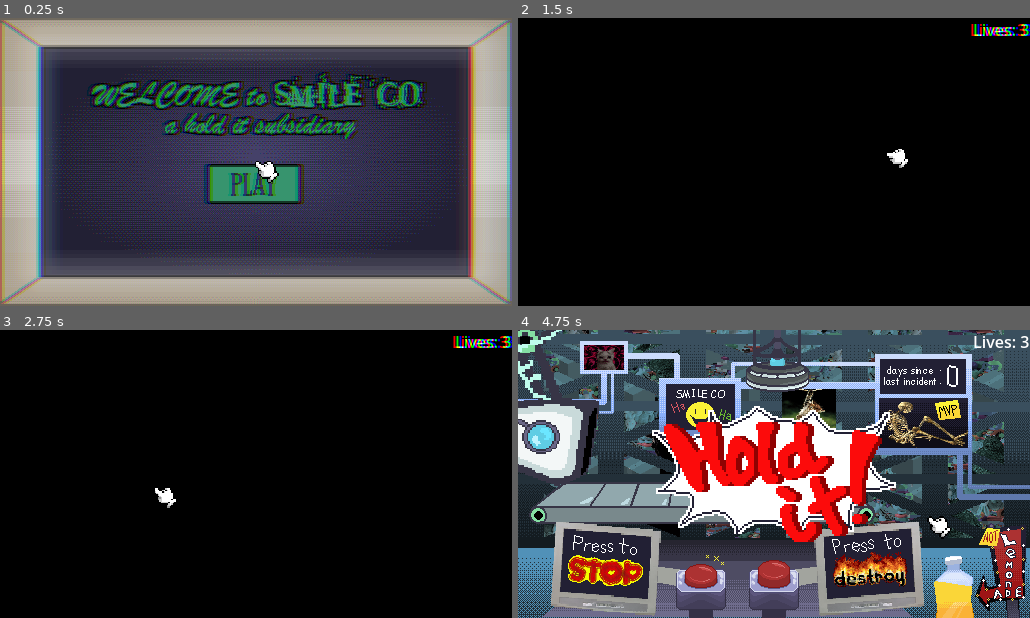
Above: before the commit, frames 1-4 (two rows, left to right).
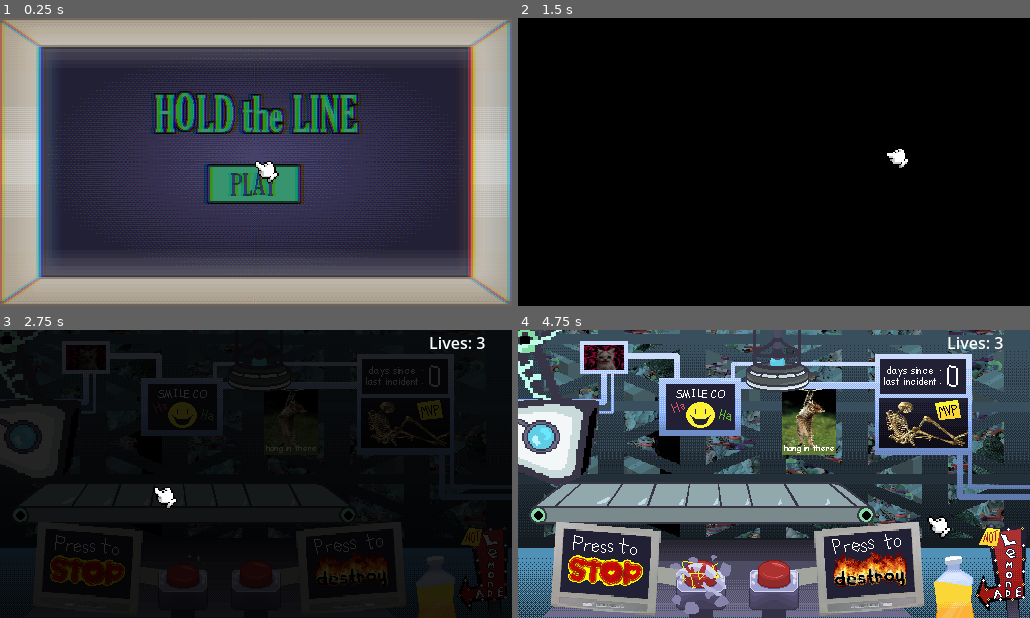
Above: after the commit, the same moments.

Repository: vincentcmartinez/holdit
Game: Godot game, scene res://src/game container/game_container.tscn
Two runs of this game, one before a commit and one after it. Both use one fixed random seed, a clock stepped at 60 frames per second and the inputs below.
Inputs (mouse positions are in pixels of both pictures, inside the frame that each line leads up to):
- Up to frame 1 (0.25 s): no input
- Up to frame 2 (1.5 s): click (774, 185) at 0.5 s; tap Enter (ui_accept) at 1.25 s; move the mouse to (886, 147) at 1.27 s; press the mouse at (886, 147) at 1.28 s
- Up to frame 3 (2.75 s): tap Enter (ui_accept) at 1.52, 2, 2.27 s; move the mouse to (153, 488) at 2.02 s; release the mouse at (153, 488) at 2.03 s; tap Space (space) at 2.1 s
- Up to frame 4 (4.75 s): move the mouse to (825, 410) at 2.77 s; hold X (start_destroy) 2.78-3.53 s; move the mouse to (748, 531) at 3.52 s; click (748, 531) at 3.6 s; tap Enter (ui_accept) at 3.77, 4.52 s; move the mouse to (927, 517) at 4.27 s; hold Space (space) from 4.28 s (still down)

The runs differ from the first frame. In frame 1, 8.6% of the frame differs, in the area x 16-84%, y 18-43%; in frame 2, 0.4%; in frame 3, 24%, in the area x 0-100%, y 0-100%; in frame 4, 16%.

Commit message:
fixed main menu, world stuff

Diff:
--- a/hold-it!/main_menu.gd
+++ b/hold-it!/main_menu.gd
@@ -1,19 +1,35 @@
 extends CanvasLayer
 class_name MainMenu
 
-
+@onready var hovered = false
 @onready var pressed = false
 
 func _physics_process(delta: float) -> void:
-	if !pressed:
+	if hovered and !pressed:
+		$Sprite2D.play("hovered")
+	elif !pressed:
 		$Sprite2D.play("main_menu")
 
 func _on_play_button_pressed() -> void:
 	pressed = true
 	$VBoxContainer.queue_free()
-	$Sprite2D.play("hide_screen")
-	$Timer.start()
+	var move_tween = create_tween()
+	move_tween.tween_property($Sprite2D, "global_position", Vector2(256,512), 1.5).set_trans(Tween.TRANS_CUBIC)
+	await move_tween.finished
+	$ColorRect.queue_free()
+	get_tree().get_root().get_node("GameContainer").spawn_world()
+	var fade_tween = create_tween()
+	fade_tween.tween_property($BlackScreen, "modulate", Color(0,0,0,0), 2).set_trans(Tween.TRANS_CUBIC)
+	await move_tween.finished
+	queue_free()
 
 func _on_timer_timeout() -> void:
-	get_tree().get_root().get_node("GameContainer").spawn_world()
-	queue_free()
+	pass
+
+
+func _on_play_mouse_entered() -> void:
+	hovered = true
+
+
+func _on_play_mouse_exited() -> void:
+	hovered = false
--- a/hold-it!/src/game container/game_container.tscn
+++ b/hold-it!/src/game container/game_container.tscn
@@ -1,7 +1,6 @@
-[gd_scene load_steps=4 format=3 uid="uid://ckbw5g2joojch"]
+[gd_scene load_steps=3 format=3 uid="uid://ckbw5g2joojch"]
 
 [ext_resource type="Script" path="res://src/game container/game_container.gd" id="1_248p0"]
-[ext_resource type="Script" path="res://src/game container/liveslabel.gd" id="2_qorfa"]
 [ext_resource type="PackedScene" uid="uid://bua0lpl5ijb75" path="res://src/game container/cursor.tscn" id="4_nrpv7"]
 
 [node name="GameContainer" type="Node2D"]
@@ -14,15 +13,3 @@
 
 [node name="Camera2D" type="Camera2D" parent="."]
 anchor_mode = 0
-
-[node name="CanvasLayer" type="CanvasLayer" parent="."]
-
-[node name="Label" type="Label" parent="CanvasLayer"]
-anchors_preset = 1
-anchor_left = 1.0
-anchor_right = 1.0
-offset_left = -40.0
-offset_bottom = 23.0
-grow_horizontal = 0
-text = "Lives"
-script = ExtResource("2_qorfa")
--- a/hold-it!/src/game container/world.gd
+++ b/hold-it!/src/game container/world.gd
@@ -1,7 +1,26 @@
 extends Node2D
 class_name World
 
+@onready var toy_car = preload("res://src/toys/car/toy_car.tscn")
+@onready var toy_robot = preload("res://src/toys/robot/toy_robot.tscn")
+@onready var toy_monkey = preload("res://src/toys/monkey/toy_monkey.tscn")
+@onready var toy_dino = preload("res://src/toys/dino/toy_dino.tscn")
+@onready var toy_bunny = preload("res://src/toys/bunny/toy_bunny.tscn")
+
+@onready var belt_speed = 5
+@onready var spawn_rate = 1.5
+@onready var toys = [toy_dino, toy_monkey, toy_car, toy_bunny]
+
+@onready var game_start = false
+
 var paused = false
+
+func start_game():
+	game_start = true
+	$ToySpawner.start_game()
+
+func _ready():
+	start_game()
 
 func _input(event):
 	if event.is_action_pressed("ui_cancel") and not paused:
--- a/hold-it!/src/game container/world.tscn
+++ b/hold-it!/src/game container/world.tscn
@@ -12,10 +12,11 @@
 [ext_resource type="Script" path="res://src/game container/finishline.gd" id="6_iv6sq"]
 [ext_resource type="PackedScene" uid="uid://dmxnfmtpbdj5b" path="res://src/sprites/world/notlemonade.tscn" id="7_3lbqp"]
 [ext_resource type="Texture2D" uid="uid://cwcdg2vknfne4" path="res://src/conveyor/Computer.png" id="7_rarj2"]
-[ext_resource type="PackedScene" path="res://src/game container/trash_press.tscn" id="8_64byy"]
+[ext_resource type="PackedScene" uid="uid://dij0jdybkv3i" path="res://src/game container/trash_press.tscn" id="8_64byy"]
 [ext_resource type="PackedScene" uid="uid://dty7w8kfg4xdw" path="res://src/sprites/world/stopmonitor.tscn" id="11_3nqr1"]
 [ext_resource type="Script" path="res://src/game container/destroy_button.gd" id="12_n8huv"]
 [ext_resource type="PackedScene" uid="uid://778i4ebgyodb" path="res://src/sprites/world/destroymonitor.tscn" id="12_xhb1n"]
+[ext_resource type="Script" path="res://src/game container/liveslabel.gd" id="17_jjkoo"]
 
 [sub_resource type="RectangleShape2D" id="RectangleShape2D_lyqfa"]
 size = Vector2(122, 89)
@@ -80,9 +81,6 @@
 position = Vector2(208, -344)
 script = ExtResource("12_n8huv")
 
-[node name="Background2" type="CanvasLayer" parent="."]
-visible = false
-
 [node name="ToySpawner" parent="." instance=ExtResource("2_m53fk")]
 position = Vector2(20, 104)
 scale = Vector2(0.4, 0.4)
@@ -106,6 +104,20 @@
 [node name="trash_press" parent="." instance=ExtResource("8_64byy")]
 position = Vector2(259, 91)
 
+[node name="CanvasLayer" type="CanvasLayer" parent="."]
+
+[node name="Label" type="Label" parent="CanvasLayer"]
+anchors_preset = 1
+anchor_left = 1.0
+anchor_right = 1.0
+offset_left = -66.0
+offset_top = 1.0
+offset_right = -26.0
+offset_bottom = 24.0
+grow_horizontal = 0
+text = "Lives"
+script = ExtResource("17_jjkoo")
+
 [connection signal="body_entered" from="ToyBox" to="ToyBox" method="_on_body_entered"]
 
 [editable path="DestroyButton"]
--- a/hold-it!/src/menus/fixpopup.tscn
+++ b/hold-it!/src/menus/fixpopup.tscn
@@ -37,15 +37,15 @@
 ProgressBar/styles/fill = SubResource("StyleBoxFlat_6ug3v")
 
 [node name="Fixpopup" type="Control"]
-z_index = 100
+z_index = 150
 z_as_relative = false
 custom_minimum_size = Vector2(32, 32)
 layout_mode = 3
 anchors_preset = 0
 offset_left = 35.0
-offset_top = -73.0
+offset_top = -102.0
 offset_right = 67.0
-offset_bottom = 30.0
+offset_bottom = 1.0
 scale = Vector2(1.2, 1.2)
 script = ExtResource("1_8ttp7")
 max_time = 3
--- a/hold-it!/src/menus/main_menu.tscn
+++ b/hold-it!/src/menus/main_menu.tscn
@@ -1,8 +1,9 @@
-[gd_scene load_steps=28 format=3 uid="uid://b0gjo001s45id"]
+[gd_scene load_steps=38 format=3 uid="uid://b0gjo001s45id"]
 
 [ext_resource type="Script" path="res://main_menu.gd" id="1_4iuuo"]
 [ext_resource type="Texture2D" uid="uid://clbtfjxswdhj3" path="res://src/assets/monitor_pause_pullup-_Copy-Sheet.png" id="2_8yus2"]
 [ext_resource type="Texture2D" uid="uid://drygrsnajo5xw" path="res://src/assets/smile_co_title_screen-Sheet.png" id="2_n3ck8"]
+[ext_resource type="Texture2D" uid="uid://cuaf5matkg5cp" path="res://src/assets/title_monitor-Sheet.png" id="3_gj7y7"]
 [ext_resource type="Texture2D" uid="uid://bdlndw63n2lik" path="res://src/assets/PlayButton.png" id="3_wao5r"]
 [ext_resource type="Texture2D" uid="uid://b2b4te24d3ttp" path="res://src/assets/PlayPressed.png" id="4_arkj0"]
 [ext_resource type="Shader" path="res://src/assets/shaders/chromatic_aberration.gdshader" id="5_oi4m4"]
@@ -47,40 +48,76 @@
 atlas = ExtResource("2_8yus2")
 region = Rect2(0, 0, 512, 288)
 
-[sub_resource type="AtlasTexture" id="AtlasTexture_3f2ck"]
+[sub_resource type="AtlasTexture" id="AtlasTexture_deixc"]
 atlas = ExtResource("2_n3ck8")
 region = Rect2(0, 0, 512, 288)
 
-[sub_resource type="AtlasTexture" id="AtlasTexture_usk5d"]
+[sub_resource type="AtlasTexture" id="AtlasTexture_nmamd"]
 atlas = ExtResource("2_n3ck8")
 region = Rect2(512, 0, 512, 288)
 
-[sub_resource type="AtlasTexture" id="AtlasTexture_5hj7v"]
+[sub_resource type="AtlasTexture" id="AtlasTexture_6r8g4"]
 atlas = ExtResource("2_n3ck8")
 region = Rect2(1024, 0, 512, 288)
 
-[sub_resource type="AtlasTexture" id="AtlasTexture_axafm"]
+[sub_resource type="AtlasTexture" id="AtlasTexture_4uax0"]
 atlas = ExtResource("2_n3ck8")
 region = Rect2(1536, 0, 512, 288)
 
-[sub_resource type="AtlasTexture" id="AtlasTexture_ponbj"]
+[sub_resource type="AtlasTexture" id="AtlasTexture_fte45"]
 atlas = ExtResource("2_n3ck8")
 region = Rect2(2048, 0, 512, 288)
 
-[sub_resource type="AtlasTexture" id="AtlasTexture_nvnt4"]
+[sub_resource type="AtlasTexture" id="AtlasTexture_yvbq4"]
 atlas = ExtResource("2_n3ck8")
 region = Rect2(2560, 0, 512, 288)
 
-[sub_resource type="AtlasTexture" id="AtlasTexture_4dw7p"]
+[sub_resource type="AtlasTexture" id="AtlasTexture_exouq"]
 atlas = ExtResource("2_n3ck8")
 region = Rect2(3072, 0, 512, 288)
 
-[sub_resource type="AtlasTexture" id="AtlasTexture_y5vr3"]
+[sub_resource type="AtlasTexture" id="AtlasTexture_igci4"]
 atlas = ExtResource("2_n3ck8")
 region = Rect2(3584, 0, 512, 288)
 
-[sub_resource type="AtlasTexture" id="AtlasTexture_0xxvn"]
-atlas = ExtResource("2_n3ck8")
+[sub_resource type="AtlasTexture" id="AtlasTexture_xhlk7"]
+atlas = ExtResource("2_n3ck8")
+region = Rect2(4096, 0, 512, 288)
+
+[sub_resource type="AtlasTexture" id="AtlasTexture_r3egm"]
+atlas = ExtResource("3_gj7y7")
+region = Rect2(0, 0, 512, 288)
+
+[sub_resource type="AtlasTexture" id="AtlasTexture_4uuq7"]
+atlas = ExtResource("3_gj7y7")
+region = Rect2(512, 0, 512, 288)
+
+[sub_resource type="AtlasTexture" id="AtlasTexture_srcfe"]
+atlas = ExtResource("3_gj7y7")
+region = Rect2(1024, 0, 512, 288)
+
+[sub_resource type="AtlasTexture" id="AtlasTexture_jydtj"]
+atlas = ExtResource("3_gj7y7")
+region = Rect2(1536, 0, 512, 288)
+
+[sub_resource type="AtlasTexture" id="AtlasTexture_45fjp"]
+atlas = ExtResource("3_gj7y7")
+region = Rect2(2048, 0, 512, 288)
+
+[sub_resource type="AtlasTexture" id="AtlasTexture_y67av"]
+atlas = ExtResource("3_gj7y7")
+region = Rect2(2560, 0, 512, 288)
+
+[sub_resource type="AtlasTexture" id="AtlasTexture_3ecbq"]
+atlas = ExtResource("3_gj7y7")
+region = Rect2(3072, 0, 512, 288)
+
+[sub_resource type="AtlasTexture" id="AtlasTexture_c35a3"]
+atlas = ExtResource("3_gj7y7")
+region = Rect2(3584, 0, 512, 288)
+
+[sub_resource type="AtlasTexture" id="AtlasTexture_lh382"]
+atlas = ExtResource("3_gj7y7")
 region = Rect2(4096, 0, 512, 288)
 
 [sub_resource type="SpriteFrames" id="SpriteFrames_qurcn"]
@@ -122,31 +159,63 @@
 }, {
 "frames": [{
 "duration": 1.0,
-"texture": SubResource("AtlasTexture_3f2ck")
-}, {
-"duration": 1.0,
-"texture": SubResource("AtlasTexture_usk5d")
-}, {
-"duration": 1.0,
-"texture": SubResource("AtlasTexture_5hj7v")
-}, {
-"duration": 1.0,
-"texture": SubResource("AtlasTexture_axafm")
-}, {
-"duration": 1.0,
-"texture": SubResource("AtlasTexture_ponbj")
-}, {
-"duration": 1.0,
-"texture": SubResource("AtlasTexture_nvnt4")
-}, {
-"duration": 1.0,
-"texture": SubResource("AtlasTexture_4dw7p")
-}, {
-"duration": 1.0,
-"texture": SubResource("AtlasTexture_y5vr3")
-}, {
-"duration": 1.0,
-"texture": SubResource("AtlasTexture_0xxvn")
+"texture": SubResource("AtlasTexture_deixc")
+}, {
+"duration": 1.0,
+"texture": SubResource("AtlasTexture_nmamd")
+}, {
+"duration": 1.0,
+"texture": SubResource("AtlasTexture_6r8g4")
+}, {
+"duration": 1.0,
+"texture": SubResource("AtlasTexture_4uax0")
+}, {
+"duration": 1.0,
+"texture": SubResource("AtlasTexture_fte45")
+}, {
+"duration": 1.0,
+"texture": SubResource("AtlasTexture_yvbq4")
+}, {
+"duration": 1.0,
+"texture": SubResource("AtlasTexture_exouq")
+}, {
+"duration": 1.0,
+"texture": SubResource("AtlasTexture_igci4")
+}, {
+"duration": 1.0,
+"texture": SubResource("AtlasTexture_xhlk7")
+}],
+"loop": true,
+"name": &"hovered",
+"speed": 10.0
+}, {
+"frames": [{
+"duration": 1.0,
+"texture": SubResource("AtlasTexture_r3egm")
+}, {
+"duration": 1.0,
+"texture": SubResource("AtlasTexture_4uuq7")
+}, {
+"duration": 1.0,
+"texture": SubResource("AtlasTexture_srcfe")
+}, {
+"duration": 1.0,
+"texture": SubResource("AtlasTexture_jydtj")
+}, {
+"duration": 1.0,
+"texture": SubResource("AtlasTexture_45fjp")
+}, {
+"duration": 1.0,
+"texture": SubResource("AtlasTexture_y67av")
+}, {
+"duration": 1.0,
+"texture": SubResource("AtlasTexture_3ecbq")
+}, {
+"duration": 1.0,
+"texture": SubResource("AtlasTexture_c35a3")
+}, {
+"duration": 1.0,
+"texture": SubResource("AtlasTexture_lh382")
 }],
 "loop": true,
 "name": &"main_menu",
@@ -162,10 +231,18 @@
 [node name="MainMenu" type="CanvasLayer"]
 script = ExtResource("1_4iuuo")
 
+[node name="BlackScreen" type="ColorRect" parent="."]
+offset_left = -15.0
+offset_top = -16.0
+offset_right = 531.0
+offset_bottom = 309.0
+mouse_filter = 2
+color = Color(0, 0, 0, 1)
+
 [node name="Sprite2D" type="AnimatedSprite2D" parent="."]
 position = Vector2(256, 144)
 sprite_frames = SubResource("SpriteFrames_qurcn")
-animation = &"hide_screen"
+animation = &"hovered"
 
 [node name="VBoxContainer" type="VBoxContainer" parent="."]
 anchors_preset = 14
@@ -198,5 +275,7 @@
 wait_time = 2.5
 one_shot = true
 
+[connection signal="mouse_entered" from="VBoxContainer/play" to="." method="_on_play_mouse_entered"]
+[connection signal="mouse_exited" from="VBoxContainer/play" to="." method="_on_play_mouse_exited"]
 [connection signal="pressed" from="VBoxContainer/play" to="." method="_on_play_button_pressed"]
 [connection signal="timeout" from="Timer" to="." method="_on_timer_timeout"]
--- a/hold-it!/src/toys/toy.gd
+++ b/hold-it!/src/toys/toy.gd
@@ -55,7 +55,7 @@
 	evaluate()
 func _on_conveyor_belt_area_area_entered(area: Area2D) -> void:
 	spawn_cooldown = false
-	speed = 5
+	speed = get_tree().get_root().get_node("GameContainer/World").belt_speed
 	if area is FinishLine:
 		crossed_finish = true
 		if not evaluate():
--- a/hold-it!/src/toys/toy_spawner.gd
+++ b/hold-it!/src/toys/toy_spawner.gd
@@ -2,14 +2,11 @@
 class_name ToySpawner
 @onready var spawn_timer: Timer = $SpawnTimer
 
-@onready var toy_car = preload("res://src/toys/car/toy_car.tscn")
-@onready var toy_robot = preload("res://src/toys/robot/toy_robot.tscn")
-@onready var toy_monkey = preload("res://src/toys/monkey/toy_monkey.tscn")
-@onready var toy_dino = preload("res://src/toys/dino/toy_dino.tscn")
-@onready var toy_bunny = preload("res://src/toys/bunny/toy_bunny.tscn")
-@onready var toys = [toy_dino, toy_monkey, toy_car, toy_bunny]
+func start_game():
+	$SpawnTimer.start()
 
 func _physics_process(delta: float) -> void:
+	$SpawnTimer.set_wait_time(get_parent().spawn_rate)
 	pass
 
 func _ready() -> void:
@@ -17,7 +14,7 @@
 	SignalBus.connect("minigame_finished", _on_minigame_finished)
 
 func spawn_random_toy():
-	var toy = toys.pick_random().instantiate()
+	var toy = get_parent().toys.pick_random().instantiate()
 	add_child(toy)
 	toy.apply_central_impulse(Vector2(200,-100))
 
--- a/hold-it!/src/toys/toy_spawner.tscn
+++ b/hold-it!/src/toys/toy_spawner.tscn
@@ -9,6 +9,5 @@
 
 [node name="SpawnTimer" type="Timer" parent="."]
 wait_time = 1.5
-autostart = true
 
 [connection signal="timeout" from="SpawnTimer" to="." method="_on_spawn_timer_timeout"]
Binary file added: hold-it!/src/assets/title_monitor-Sheet.png
Not shown, added: hold-it!/src/assets/title_monitor-Sheet.png.import
Not shown: 1 places in hold-it!/src/game container/world.tscn that only renumber resources
